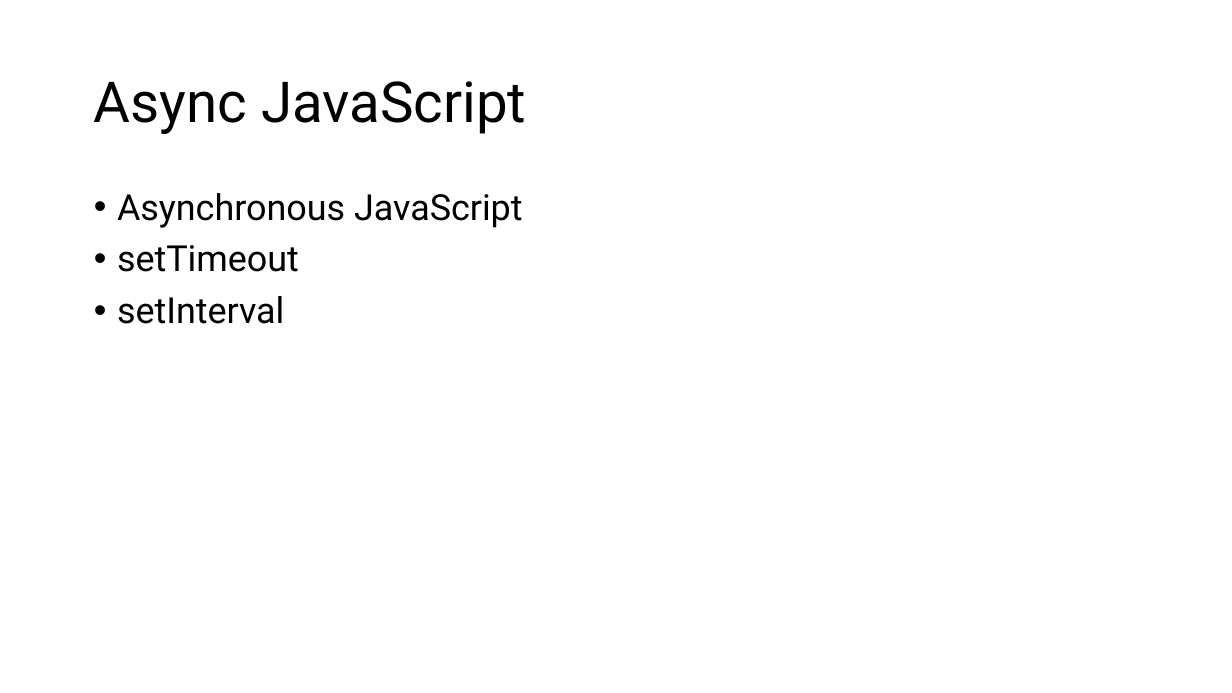
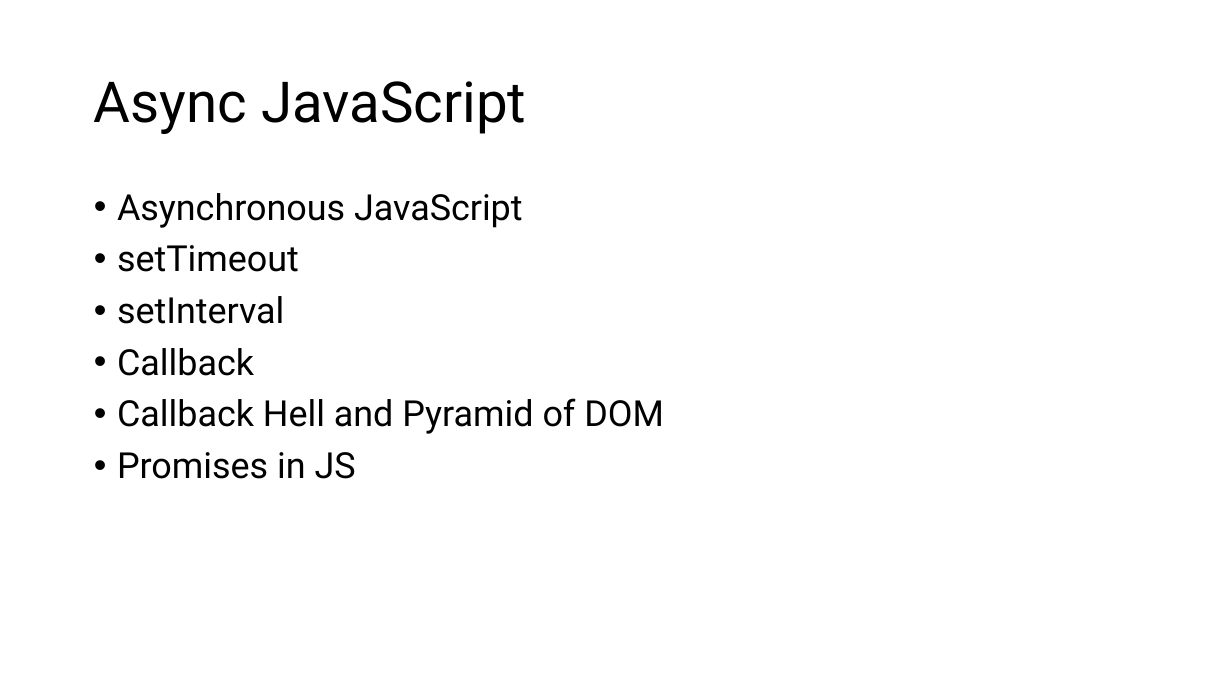
Before and after one commit to PiyushChaturvedii/Batch06, a slide deck: slide 16 of JS/JavaScript.pptx. Drawn at 1232x693 pixels with LibreOffice and Linux fonts; fonts in the diff are those of the drawing. Boxes give left, top, right and bottom in pixels: in the first picture for what was removed or moved away, otherwise in the second. Text is boxed around its words. In the diff, an @@ line names an element or a change of style, - is before the commit and + after.

Commit message:
Promise

```diff
--- a/JS/JavaScript.pptx
+++ b/JS/JavaScript.pptx
@@ text at [117,348,664,479]: paragraphs added @@
+• Callback
+• Callback Hell and Pyramid of DOM
+• Promises in JS
```
Also in this commit, not shown: 6 other files.
